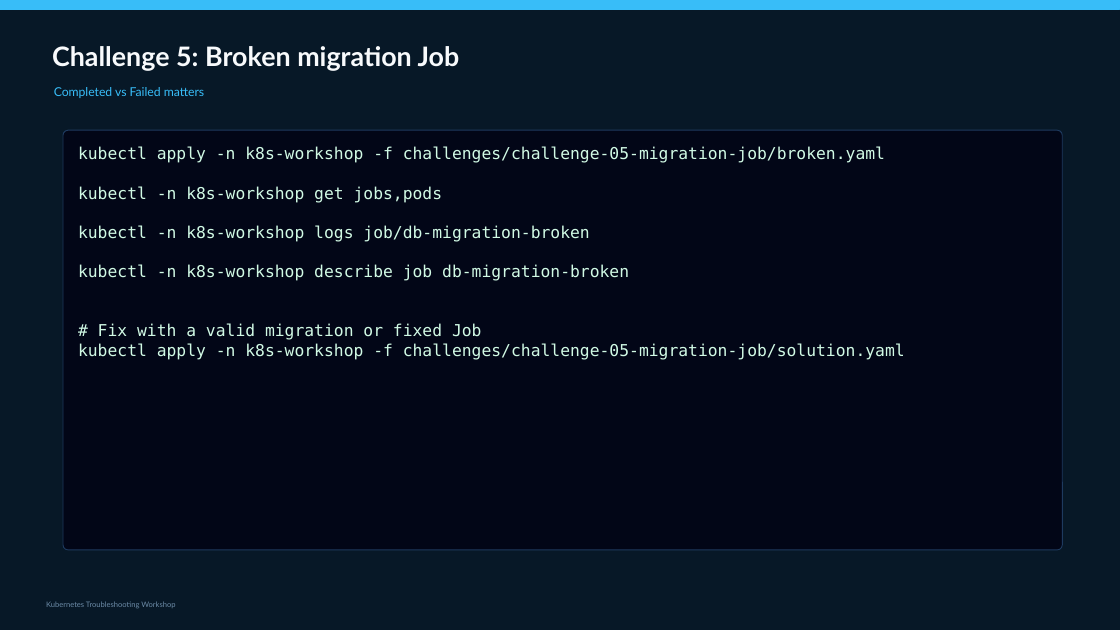
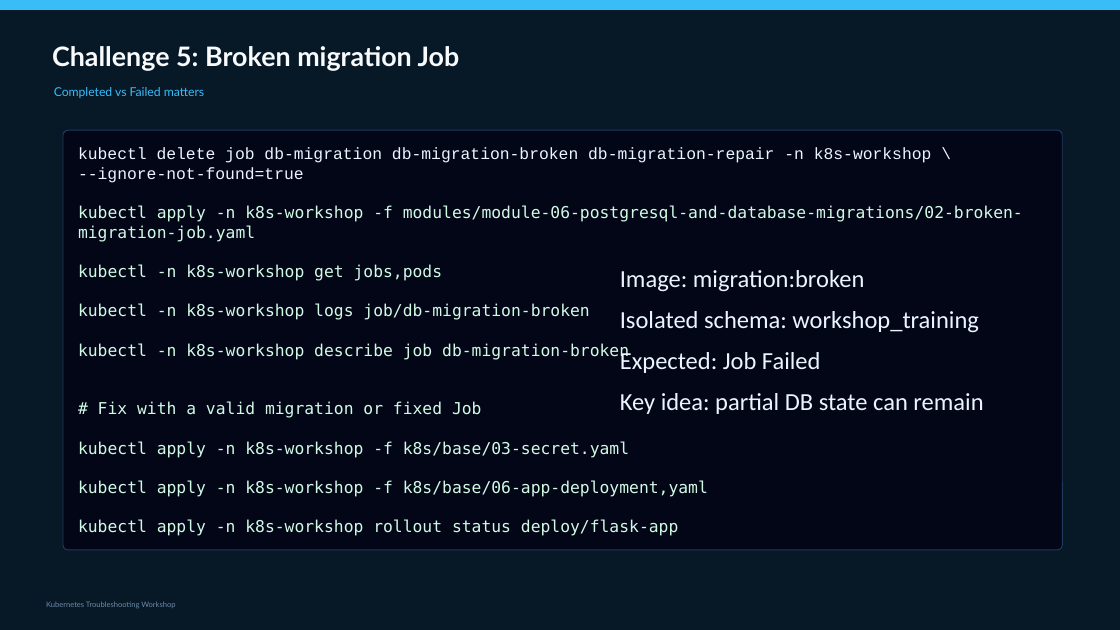
Before and after one commit to slaneslane/k8s-workshop-2, a slide deck: slide 70 of presentations/K8s_Troubleshooting_Workshop_FULL.pptx (slide 69 before the commit). Drawn at 1120x630 pixels with LibreOffice and Linux fonts; fonts in the diff are those of the drawing. Boxes give left, top, right and bottom in pixels: in the first picture for what was removed or moved away, otherwise in the second. Text is boxed around its words. In the diff, an @@ line names an element or a change of style, - is before the commit and + after.

```diff
--- a/presentations/K8s_Troubleshooting_Workshop_FULL.pptx
+++ b/presentations/K8s_Troubleshooting_Workshop_FULL.pptx
@@ text at [78,147,1023,242]: text changed @@
-kubectl apply -n k8s-workshop -f challenges/challenge-05-migration-job/broken.yaml
+kubectl delete job db-migration db-migration-broken db-migration-repair -n k8s-workshop \
+--ignore-not-found=true
+kubectl apply -n k8s-workshop -f modules/module-06-postgresql-and-database-migrations/02-broken-migration-job.yaml
@@ text added at [620,270,983,414], 21 pt, text #EBF4FF @@
+Image: migration:broken
+Isolated schema: workshop_training
+Expected: Job Failed
+Key idea: partial DB state can remain
@@ text at [78,441,708,536]: text changed @@
-kubectl apply -n k8s-workshop -f challenges/challenge-05-migration-job/solution.yaml
+kubectl apply -n k8s-workshop -f k8s/base/03-secret.yaml
+kubectl apply -n k8s-workshop -f k8s/base/06-app-deployment,yaml
+kubectl apply -n k8s-workshop rollout status deploy/flask-app
```
Also in this commit, not shown: 3 other slides changed, 1 slide added, 3 other files.
